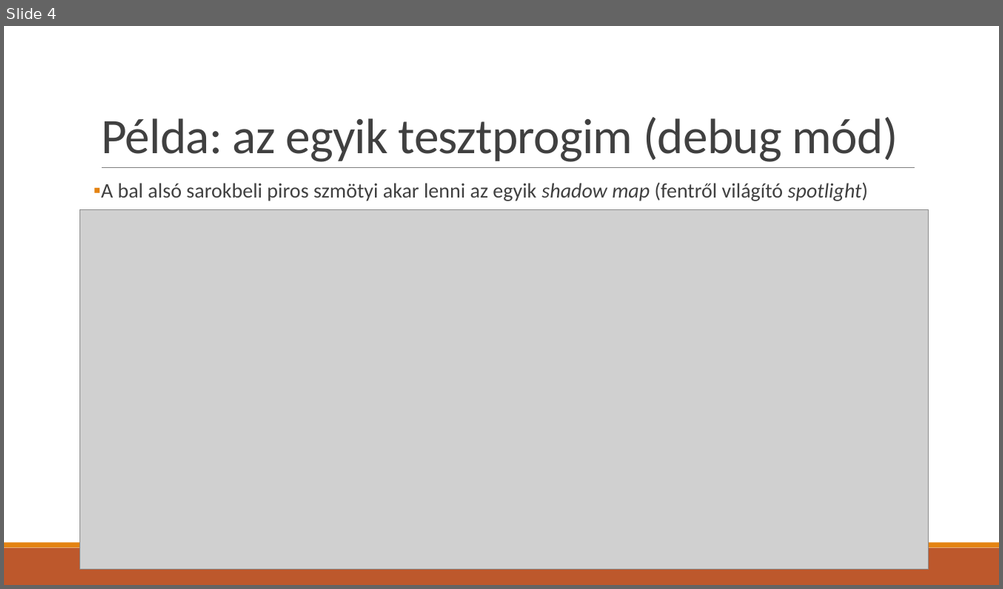
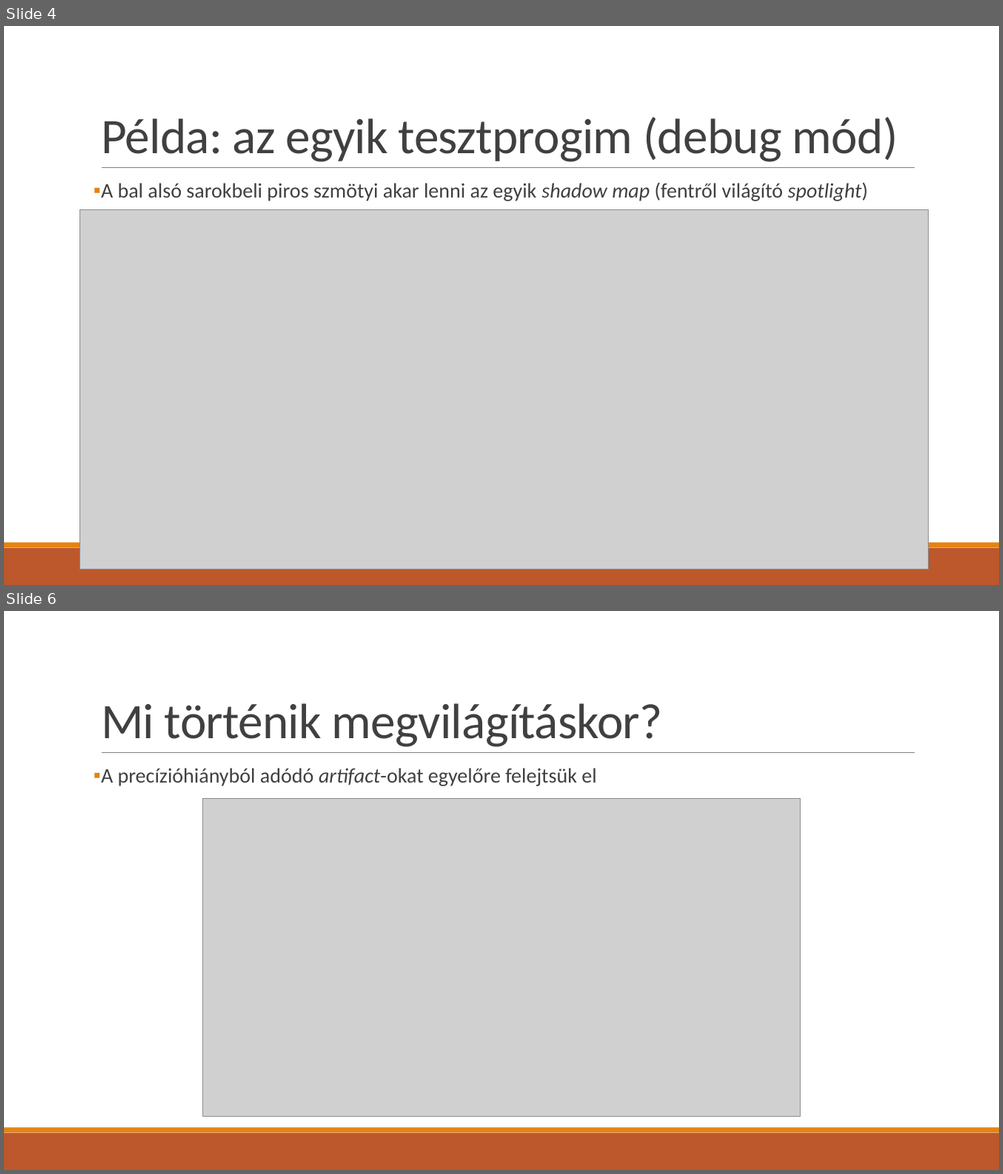
Before and after one commit to asylum2010/Asylum-s-ELTE-Exercises, a slide deck: GFX_EA_02.pptx. Shown one above the other, each under a label of ours: slide 4 before the commit, slides 4 and 6 after it; the slides between them are not shown. The pictures are 1003x589 and 1003x1174 pixels, drawn with LibreOffice and Linux fonts; fonts in the diff are those of the drawing; grey boxes stand for pictures. Boxes give left, top, right and bottom in pixels: in the first picture for what was removed or moved away, otherwise in the second. Text is boxed around its words. In the diff, an @@ line names an element or a change of style, - is before the commit and + after.

```diff
--- a/GFX_EA_02.pptx
+++ b/GFX_EA_02.pptx
@@ slide 6 added at box(4, 611, 999, 1170), background #FFFFFF; not listed: 3 template elements that a slide beside it also shows @@
@@ title added at box(101, 703, 663, 747), 48 pt, text #404040 @@
+Mi történik megvilágításkor?
@@ text added at box(101, 768, 596, 786), 20 pt, text #404040 @@
+▪ A precízióhiányból adódó artifact-okat egyelőre felejtsük el
@@ picture added at box(203, 799, 800, 1117) @@
```
Also in this commit, not shown: 1 slide changed, 5 other slides added, 1 slide removed, 1 other file.
